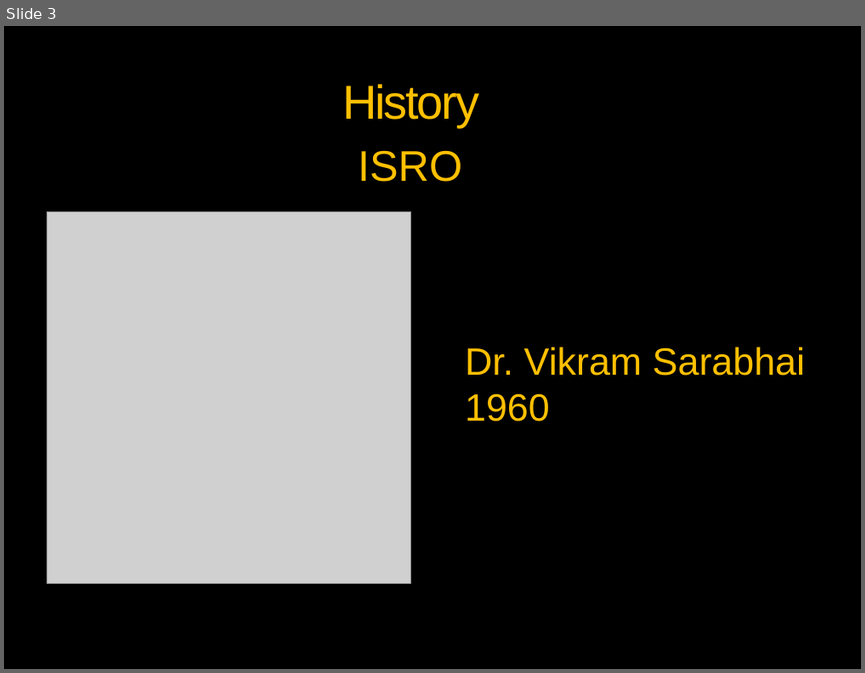
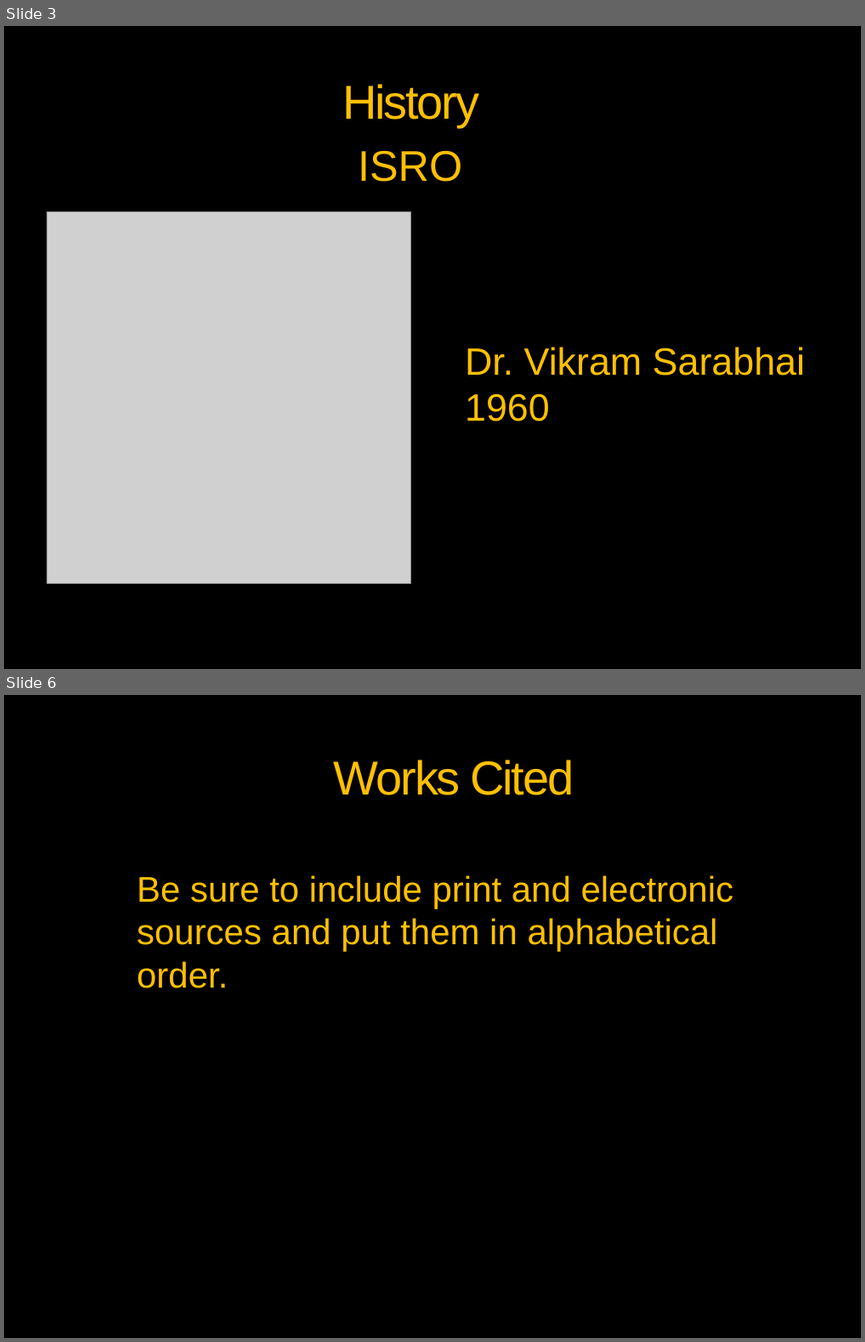
Before and after one commit to vickaas13/tedx, a slide deck: MOM- Taking India to MARS.pptx. Shown one above the other, each under a label of ours: slide 3 before the commit, slides 3 and 6 after it; the slides between them are not shown. The pictures are 865x673 and 865x1342 pixels, drawn with LibreOffice and Linux fonts; fonts in the diff are those of the drawing; grey boxes stand for pictures; background and template pictures are left out. Boxes give left, top, right and bottom in pixels: in the first picture for what was removed or moved away, otherwise in the second. Text is boxed around its words. In the diff, an @@ line names an element or a change of style, - is before the commit and + after.

```diff
--- a/MOM- Taking India to MARS.pptx
+++ b/MOM- Taking India to MARS.pptx
@@ slide 6 added at (4, 695, 861, 1338), background picture (left out); not listed: 3 template elements that a slide beside it also shows @@
@@ title added at (334, 760, 574, 795), 40 pt, text #FFC000 @@
+Works Cited
@@ text added at (137, 875, 734, 988), 30 pt, text #FFC000 @@
+Be sure to include print and electronic sources and put them in alphabetical order.
```
Also in this commit, not shown: 1 slide changed, 2 other slides added, 4 slides removed, 1 other file.
